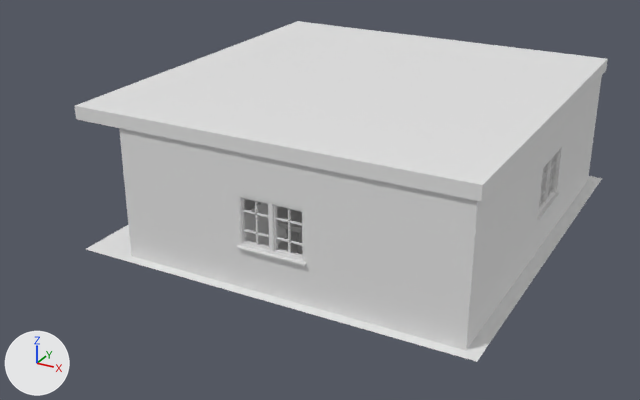
Two versions of the FBX model Assets/Team/Matxado/QuartoPuc.fbx, one commit apart.
Camera for both pictures: a 50 mm camera at (9.37, -17.58, 9.0) aimed at (0.0, -0.54, 0.48). The lights are fixed; the arrows at lower left show +X, +Y and +Z. Where no turn or scale is listed for an object, it has been applied to the vertices.

In view in the first picture: 'Circle', 'Cube.004', 'Cube.005', 'JanelaCozinha', 'JanelaQuarto', 'PilarEntrada', 'Plane', 'Teto'.
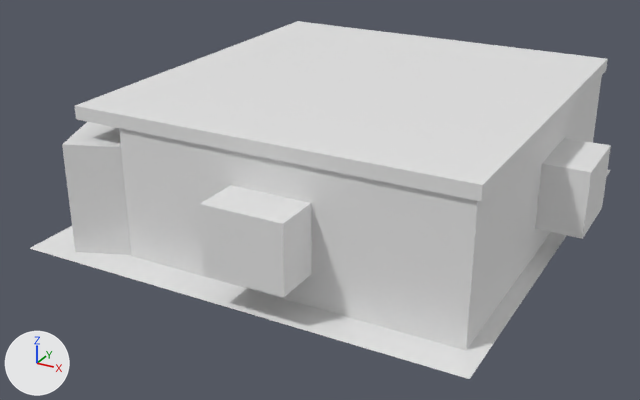
Where the newer file only moved an object's origin or applied its transform, the numbers keep the older frame.

The change, as a list of edits to the scene's bpy script:
```text
Add me_pretosaida:
    me_pretosaida.from_pydata([(-0.55, -1.3, -1.0), (-0.55, -1.3, 1.62), (-1.3, 0.55, -1.0), (-1.3, 0.55, 1.62), (0.91, -0.71, -1.0), (0.91, -0.71, 1.62), (0.15, 1.14, -1.0), (0.15, 1.14, 1.62)], [], [(0, 2, 3, 1), (2, 6, 7, 3), (4, 0, 1, 5), (2, 0, 4, 6), (7, 5, 1, 3)])
Add me_cube_003_1:
    me_cube_003_1.from_pydata([(-1.17, -1.61, -1.07), (-1.17, -1.61, 1.07), (-1.17, -0.12, -1.07), (-1.17, -0.12, 1.07), (1.17, -1.61, -1.07), (1.17, -1.61, 1.07), (1.17, -0.12, -1.07), (1.17, -0.12, 1.07)], [], [(0, 2, 3, 1), (6, 4, 5, 7), (4, 0, 1, 5), (2, 0, 4, 6), (7, 5, 1, 3)])
Remove ob_circle:
    ob_circle = bpy.data.objects.new('Circle', me_circle)
    ob_circle.location = (0.8, -2.4, 1.06)
Change ob_plane:
    ob_plane.location: (0.04, -0.14, 0.0) -> (-0.59, -0.14, 0.0)
    ob_plane.scale: (4.38, 3.85, 3.85) -> (4.96, 4.35, 4.35)
Add ob_pretosaida:
    ob_pretosaida = bpy.data.objects.new('PretoSaida', me_pretosaida)
    ob_pretosaida.location = (-3.36, -3.42, 0.92)
Add ob_cube:
    ob_cube = bpy.data.objects.new('Cube', me_cube_003_1)
    ob_cube.location = (4.98, 0.73, 1.49)
    ob_cube.rotation_euler = (0.0, 0.0, 1.571)  # degrees (0, 0, 90)
    ob_cube.scale = (0.777, 0.701, 0.701)
Add ob_cube_001:
    ob_cube_001 = bpy.data.objects.new('Cube.001', me_cube_003_1)
    ob_cube_001.location = (0.97, -4.19, 1.49)
    ob_cube_001.scale = (0.777, 0.701, 0.701)
```

Pixel boxes [x1, y1, x2, y2] of what changed, in the pictures (640 x 400 px):
'Plane', moved, rescaled (13% wider, 12% taller): before [86, 176, 602, 362]; after [30, 170, 611, 379]
'Cube.001', added: after [200, 185, 312, 297]
'PretoSaida', added: after [62, 122, 131, 255]
'Cube', added: after [535, 138, 611, 239]
'Circle', deleted: before [277, 207, 302, 254]
'JanelaCozinha', unchanged, covered by the edit: before [236, 194, 306, 266]
